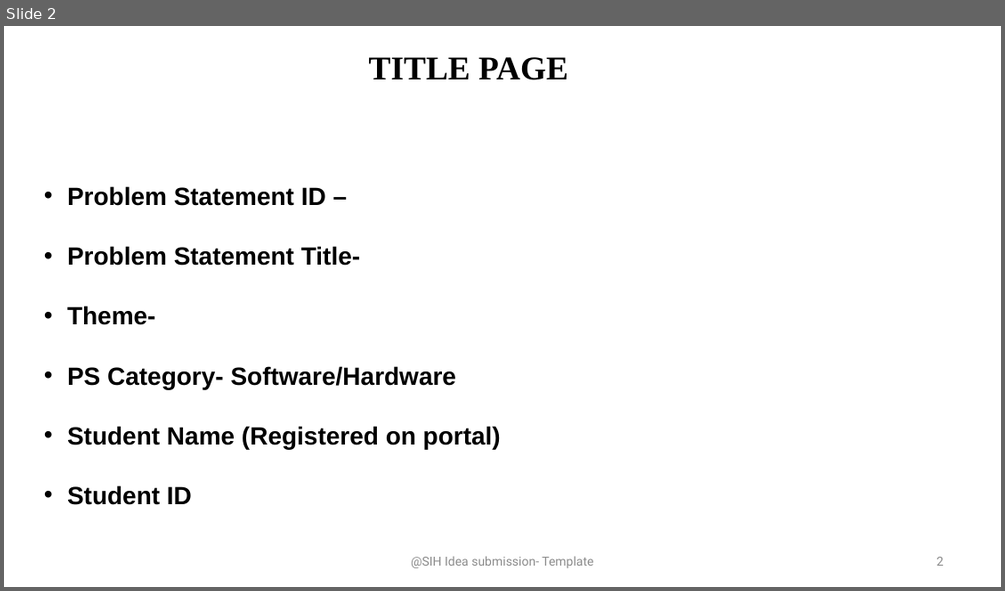
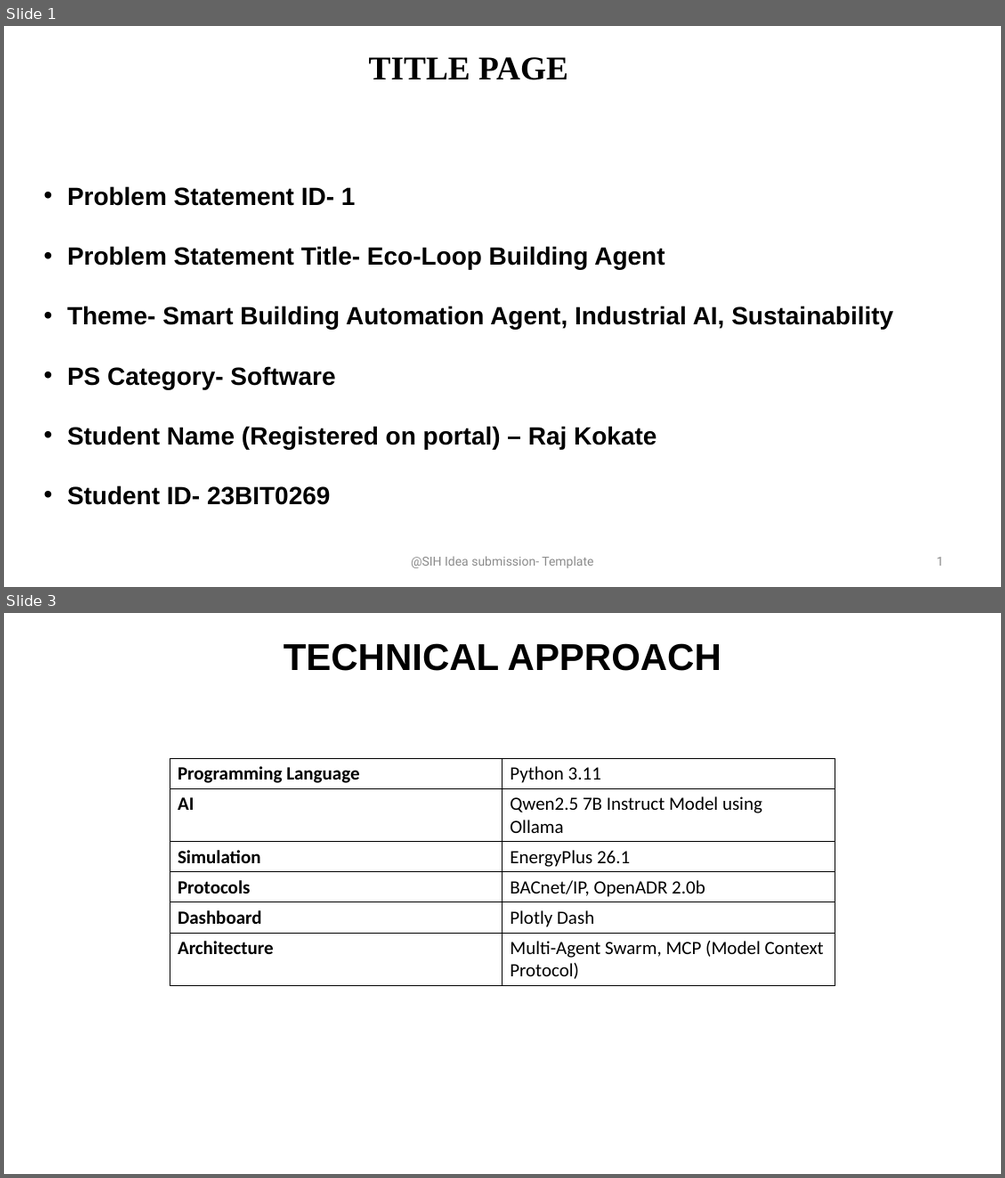
Before and after one commit to Raj1865/Honeywell-Hack-Eco-Loop-Building-Agent, a slide deck: IDEA_Presentation_FormatQ1.pptx. Shown one above the other, each under a label of ours: slide 2 before the commit, slides 1 and 3 after it; the slides between them are not shown. The pictures are 1005x591 and 1005x1178 pixels, drawn with LibreOffice and Linux fonts; fonts in the diff are those of the drawing. Boxes give left, top, right and bottom in pixels: in the first picture for what was removed or moved away, otherwise in the second. Text is boxed around its words. In the diff, an @@ line names an element or a change of style, - is before the commit and + after.

```diff
--- a/IDEA_Presentation_FormatQ1.pptx
+++ b/IDEA_Presentation_FormatQ1.pptx
@@ slide 3 added at (x1=4, y1=613, x2=1001, y2=1174), background #FFFFFF @@
@@ title added at (x1=283, y1=643, x2=721, y2=671), 36 pt, text #000000, bold @@
+TECHNICAL APPROACH
@@ table added at (x1=170, y1=758, x2=834, y2=984), 6 rows, 2 columns @@
+Programming Language | Python 3.11
+AI | Qwen2.5 7B Instruct Model using / Ollama
+Simulation | EnergyPlus 26.1
+Protocols | BACnet/IP, OpenADR 2.0b
+Dashboard | Plotly Dash
+Architecture | Multi-Agent Swarm, MCP (Model Context Protocol)
@@ what was slide 2 is now slide 1 @@
@@ slide 1 changed as well @@
@@ text at (x1=67, y1=186, x2=893, y2=505): text changed @@
-• Problem Statement ID –
-• Problem Statement Title-
-• Theme-
-• PS Category- Software/Hardware
-• Student Name (Registered on portal)
-• Student ID
+• Problem Statement ID- 1
+• Problem Statement Title- Eco-Loop Building Agent
+• Theme- Smart Building Automation Agent, Industrial AI, Sustainability
+• PS Category- Software
+• Student Name (Registered on portal) – Raj Kokate
+• Student ID- 23BIT0269
@@ page number at (x1=937, y1=556, x2=944, y2=565): text changed @@
-2
+1
```
Also in this commit, not shown: 4 other slides changed, 2 slides removed, 7 other files.
